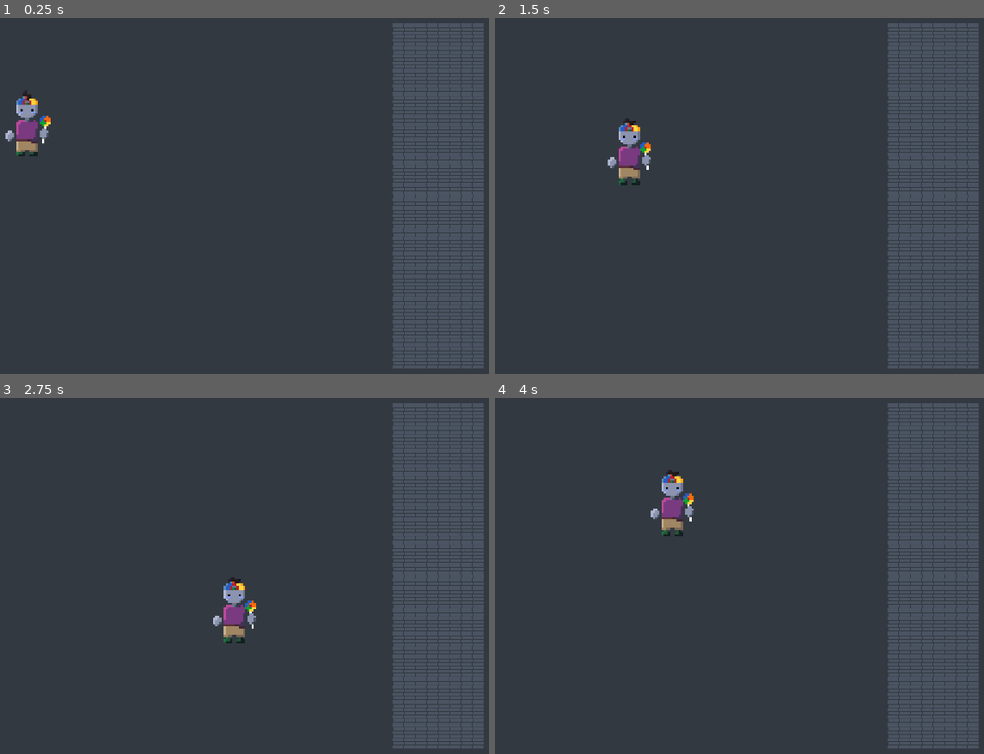
Above: before the commit, frames 1-4 (two rows, left to right).
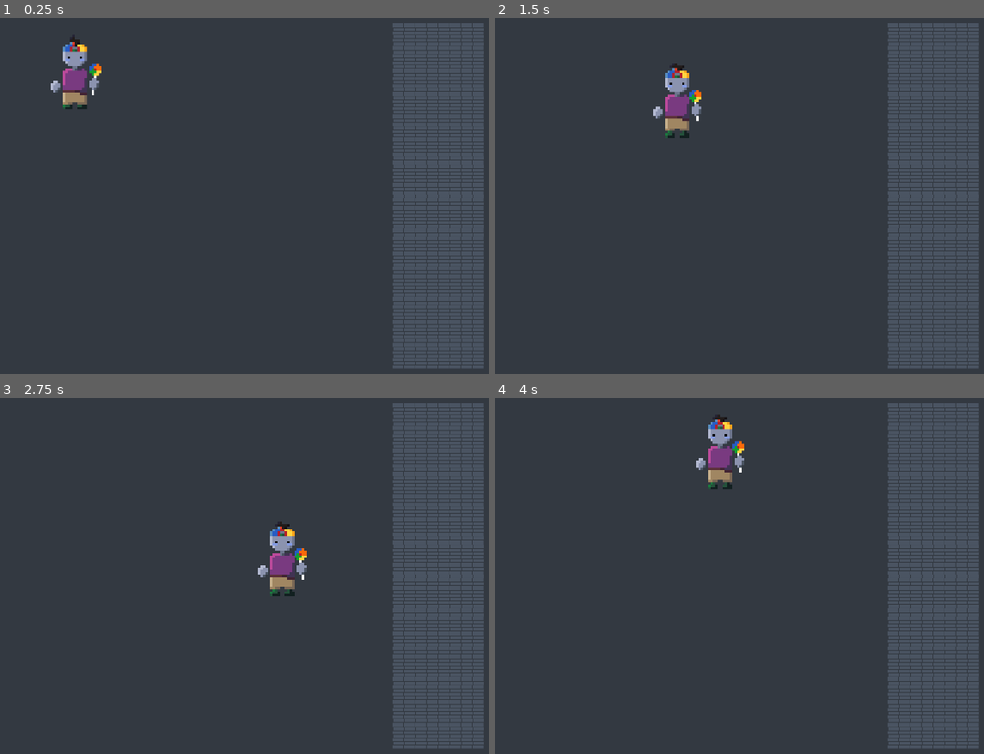
Above: after the commit, the same moments.

Repository: joDis06/duoGodotProject
Game: Godot game, scene res://node_2d.tscn
Two runs of this game, one before a commit and one after it. Both use one fixed random seed, a clock stepped at 60 frames per second and the inputs below.
Inputs:
- Up to frame 1 (0.25 s): no input
- Up to frame 2 (1.5 s): hold D (move_right) 0.53-1.28 s; hold S (move_down) from 1.28 s (still down)
- Up to frame 3 (2.75 s): release S (move_down) at 2.03 s; hold D (move_right) from 2.03 s (still down)
- Up to frame 4 (4 s): release D (move_right) at 2.78 s; hold W (move_up) 2.78-3.53 s; hold A (move_left) from 3.53 s (still down)

The runs differ from the first frame. In frame 1, 1.8% of the frame differs, in the area x 1-21%, y 5-39%; in frame 2, 1.8%; in frame 3, 1.8%, in the area x 43-63%, y 34-69%; in frame 4, 1.8%.

Commit message:
scaling based on viewport

Diff:
--- a/adler-duo-project/Player.tscn
+++ b/adler-duo-project/Player.tscn
@@ -118,7 +118,6 @@
 size = Vector2(10, 28)
 
 [node name="Player" type="Area2D" unique_id=1162355188]
-scale = Vector2(6, 6)
 script = ExtResource("1_kpjcp")
 
 [node name="AnimatedSprite2D" type="AnimatedSprite2D" parent="." unique_id=1694872249]
--- a/adler-duo-project/node_2d.tscn
+++ b/adler-duo-project/node_2d.tscn
@@ -179,4 +179,5 @@
 layer_0/tile_data = PackedInt32Array(0, 458752, 0, 65536, 458752, 0, 131072, 458752, 0, 196608, 458752, 0, 262144, 4587 …(9153 unchanged characters)…
 
 [node name="Player" parent="." unique_id=1162355188 instance=ExtResource("6_kdubu")]
-position = Vector2(258, 338.00003)
+position = Vector2(392, 194)
+scale = Vector2(4, 4)
--- a/adler-duo-project/player.gd
+++ b/adler-duo-project/player.gd
@@ -10,6 +10,9 @@
 # Called when the node enters the scene tree for the first time.
 func _ready() -> void:
 	screen_size = get_viewport_rect().size
+
+	self.scale = Vector2.ONE * (screen_size.y / 32) / 5 # last number is how tall in
+														# relation to the screen he is and 32 is his pixel size
 
 
 # Called every frame. 'delta' is the elapsed time since the previous frame.
